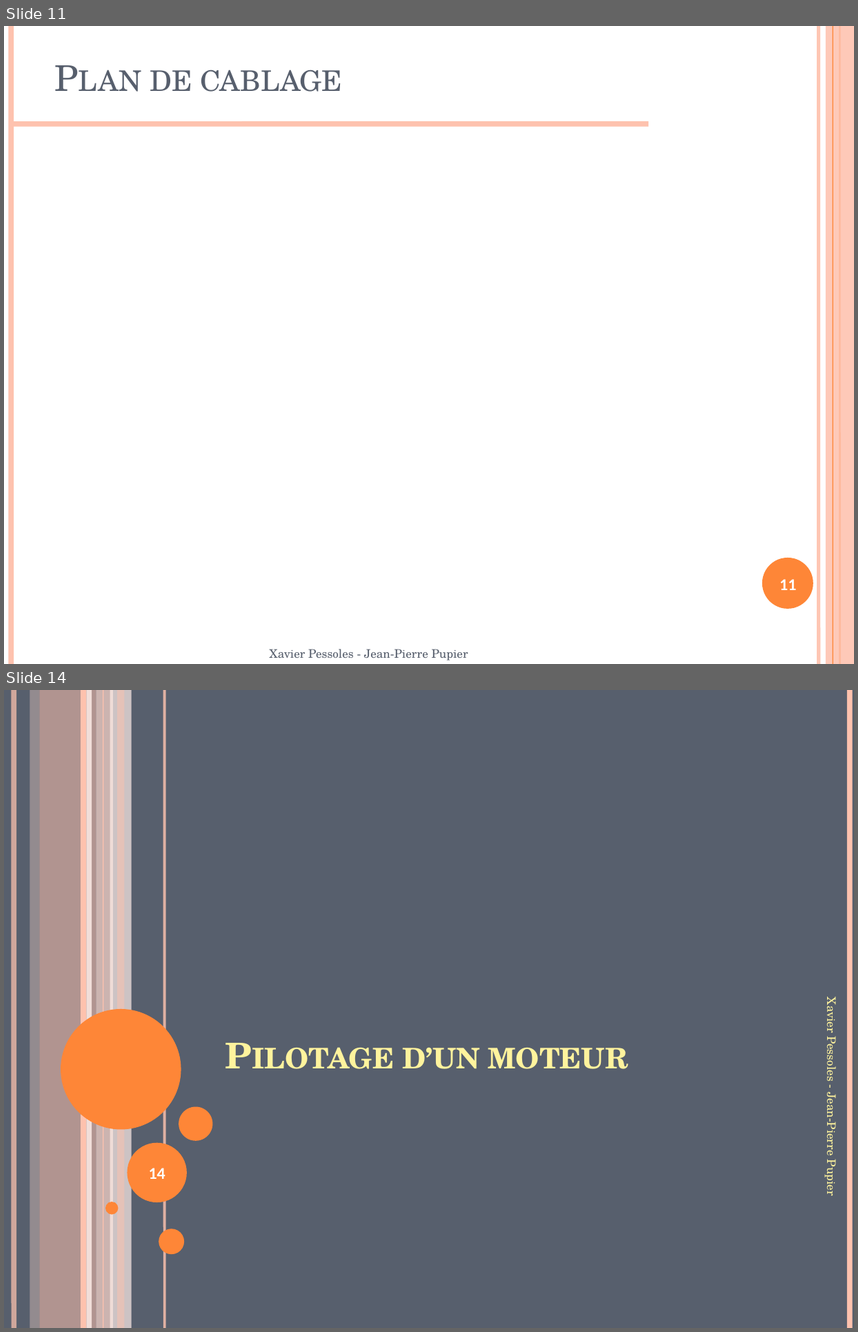
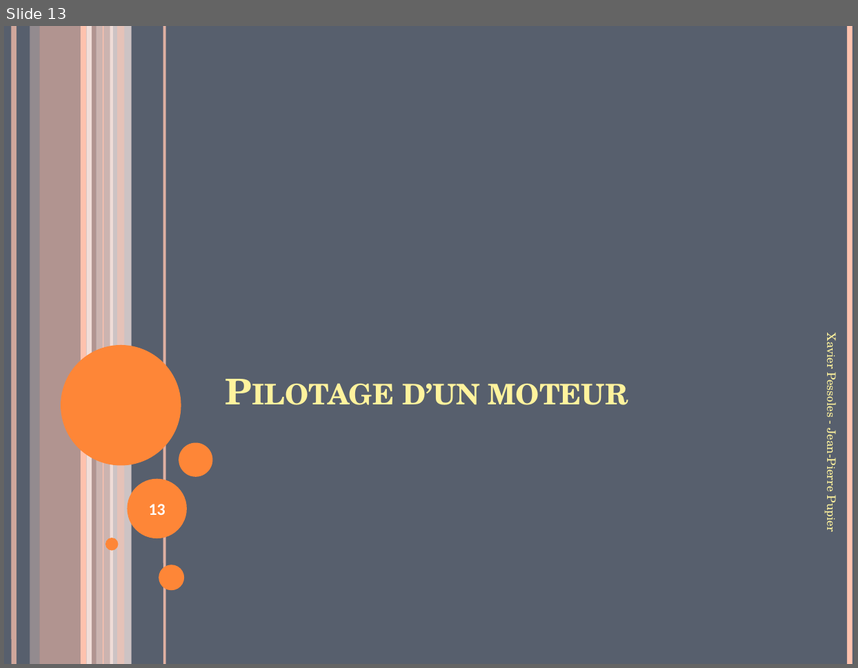
Before and after one commit to xpessoles/TP_Documents, a slide deck: Arduino/TP_Arduino.pptx. Shown one above the other, each under a label of ours: slides 11 and 14 before the commit, slide 13 after it; the slides between them are not shown. The pictures are 858x1332 and 858x668 pixels, drawn with LibreOffice and Linux fonts; fonts in the diff are those of the drawing; background and template pictures are left out. Boxes give left, top, right and bottom in pixels: in the first picture for what was removed or moved away, otherwise in the second. Text is boxed around its words. In the diff, an @@ line names an element or a change of style, - is before the commit and + after.

```diff
--- a/Arduino/TP_Arduino.pptx
+++ b/Arduino/TP_Arduino.pptx
@@ slide 11 removed at (4,26,854,664), background #FFFFFF @@
@@ line removed from (11, 26) to (11, 664) @@
@@ line removed from (818, 26) to (818, 664) @@
@@ rectangle removed at (826,26,854,664) @@
@@ line removed from (833, 26) to (833, 664) @@
@@ line removed from (840, 26) to (840, 664) @@
@@ title removed at (150,69,342,92) @@
-Plan de cablage
@@ line removed from (648, 124) to (11, 124) @@
@@ ellipse removed at (762,557,813,608) @@
@@ page number removed at (780,579,796,590) @@
-11
@@ text removed at (270,648,468,660) @@
-Xavier Pessoles - Jean-Pierre Pupier
@@ what was slide 14 is now slide 13 @@
@@ page number at (149,503,165,515): text changed @@
-14
+13
```
Also in this commit, not shown: 6 slides changed, 1 slide added, 1 other slide removed, 2 other files.
